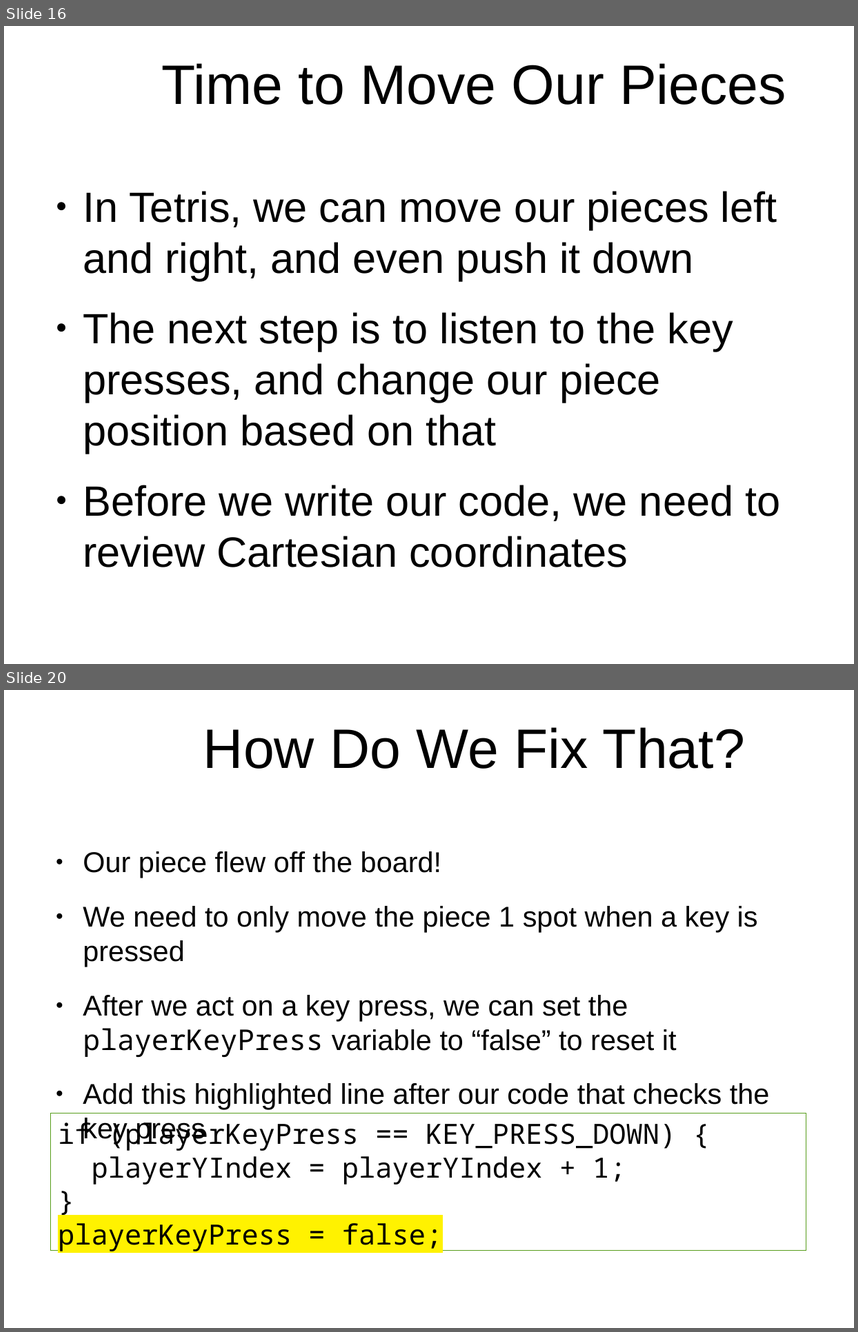
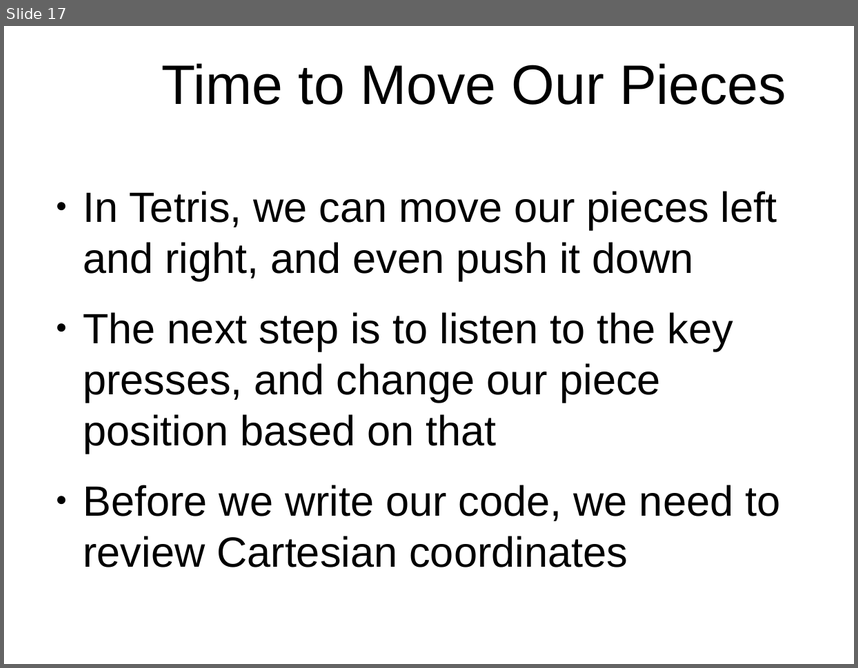
Before and after one commit to originalgrego/Webtris, a slide deck: Webtris - Explorathon 2019.odp. Shown one above the other, each under a label of ours: slides 16 and 20 before the commit, slide 17 after it; the slides between them are not shown. The pictures are 858x1332 and 858x668 pixels, drawn with LibreOffice and Linux fonts; fonts in the diff are those of the drawing; background and template pictures are left out. Boxes give left, top, right and bottom in pixels: in the first picture for what was removed or moved away, otherwise in the second. Text is boxed around its words. In the diff, an @@ line names an element or a change of style, - is before the commit and + after.

```diff
--- a/Webtris - Explorathon 2019.odp
+++ b/Webtris - Explorathon 2019.odp
@@ slide 20 removed at (4, 690, 854, 1328), background picture (left out) @@
@@ title removed at (203, 727, 745, 769) @@
-How Do We Fix That?
@@ text removed at (83, 851, 770, 1110) @@
-● Our piece flew off the board!
-● We need to only move the piece 1 spot when a key is pressed
-● After we act on a key press, we can set the playerKeyPress variable to “false” to reset it
-● Add this highlighted line after our code that checks the key press
@@ rectangle removed at (50, 1113, 806, 1250) @@
-if (playerKeyPress == KEY_PRESS_DOWN) {
-playerYIndex = playerYIndex + 1;
-}
-playerKeyPress = false;
@@ what was slide 16 is now slide 17 @@
```
Also in this commit, not shown: 13 slides changed, 4 slides added, 1 other slide removed.
